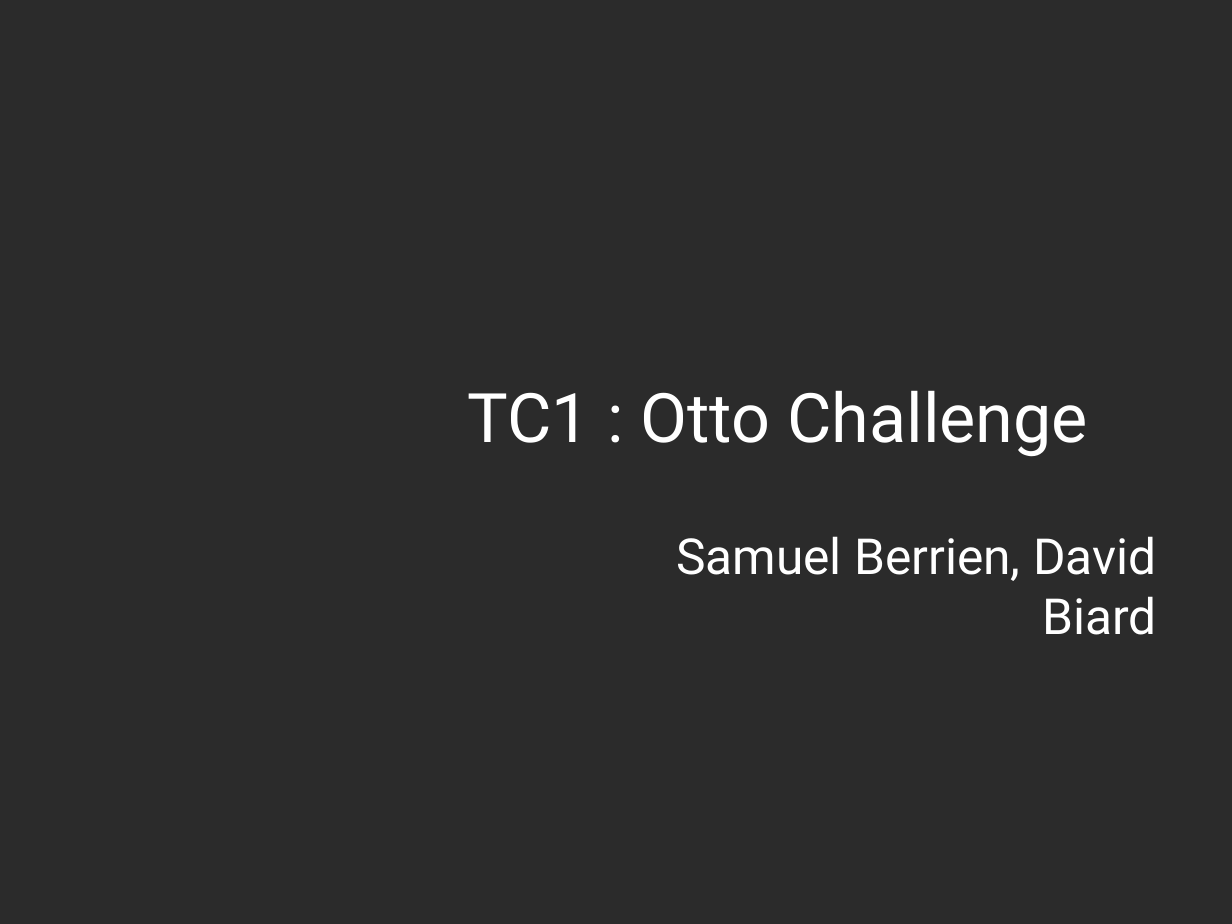
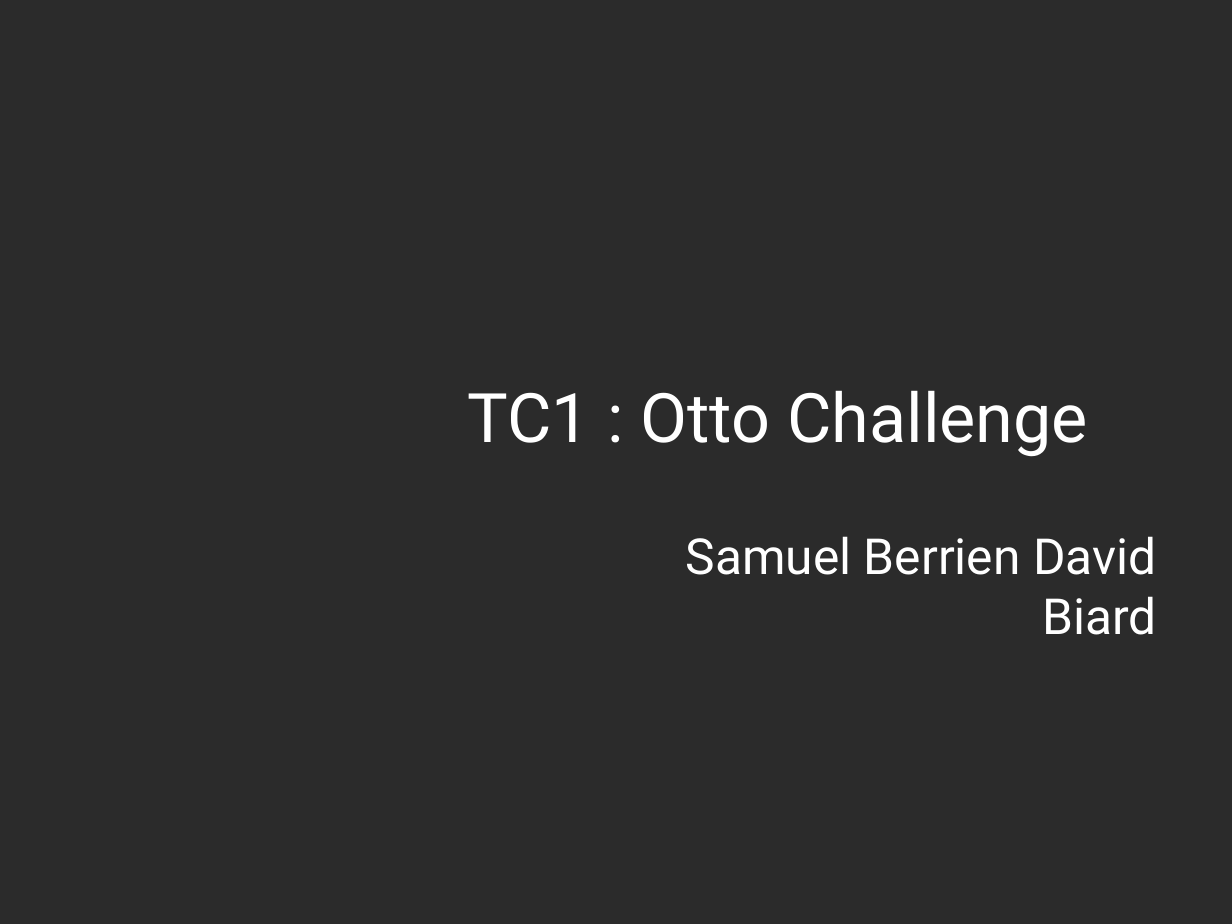
Before and after one commit to Ipsedo/TC1_Otto, a slide deck: slide 1 of slides.odp. Drawn at 1232x924 pixels with LibreOffice and Linux fonts; fonts in the diff are those of the drawing; background and template pictures are left out; a plain dark background stands for a picture behind light text. Boxes give left, top, right and bottom in pixels: in the first picture for what was removed or moved away, otherwise in the second. Text is boxed around its words. In the diff, an @@ line names an element or a change of style, - is before the commit and + after.

```diff
--- a/slides.odp
+++ b/slides.odp
@@ subtitle at bbox=[686, 536, 1157, 635]: text changed @@
-Samuel Berrien, David Biard
+Samuel Berrien David Biard
```
Also in this commit, not shown: 1 other slide changed.
